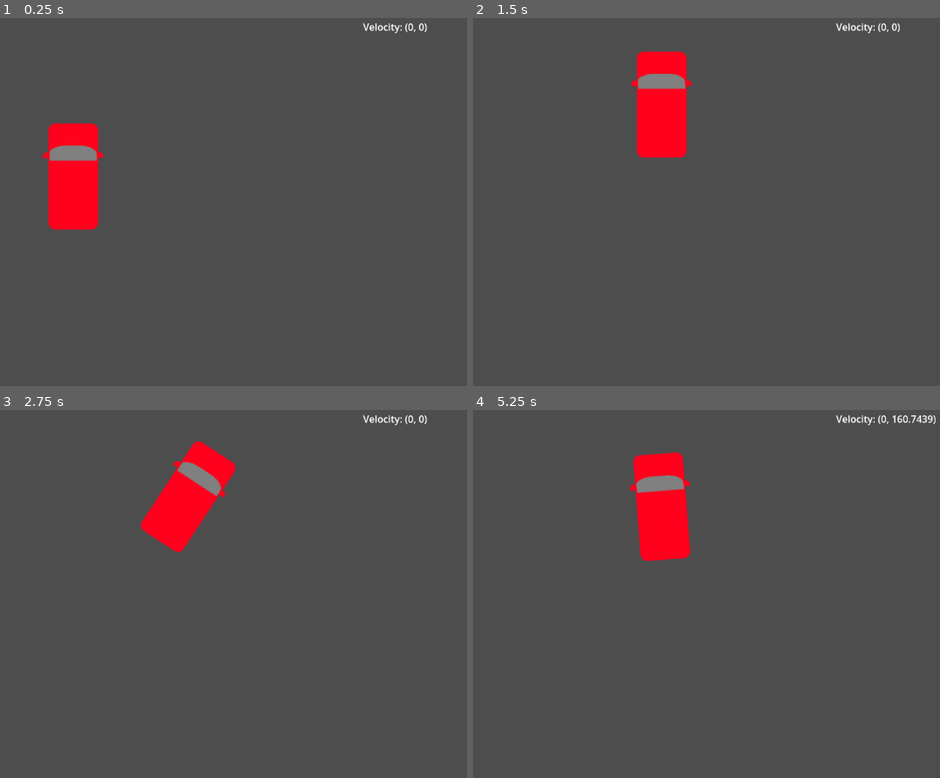
Above: before the commit, frames 1-4 (two rows, left to right).
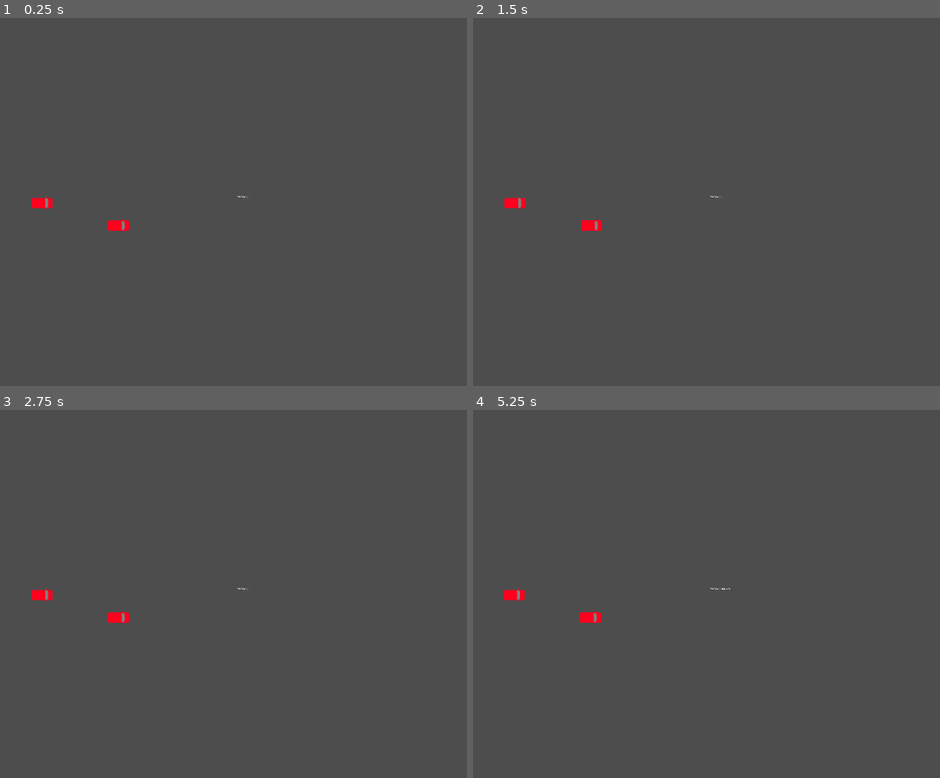
Above: after the commit, the same moments.

Repository: ramzialhaddad/Traffic-Simulator
Game: Godot game, scene res://FollowTest.tscn
The game is run twice, just before and just after one commit, with the same random seed, the same clock (stepped at 60 frames per second) and the same inputs.
Inputs (mouse positions are in pixels of both pictures, inside the frame that each line leads up to):
- Up to frame 1 (0.25 s): no input
- Up to frame 2 (1.5 s): tap Enter at 0.5 s; drag from (547, 176) to (659, 102) at 0.52 s; tap Space at 1.25 s; drag from (outside the picture) to (659, 102) at 1.27 s
- Up to frame 3 (2.75 s): tap Enter at 2 s; move the mouse to (186, 494) at 2.02 s; hold D from 2.03 s (still down)
- Up to frame 4 (5.25 s): release D at 2.75 s; drag from (557, 660) to (outside the picture) at 2.77 s; move the mouse to (799, 641) at 3.52 s; hold A 3.53-4.25 s; tap Space at 3.77 s; drag from (outside the picture) to (659, 494) at 4.27 s; move the mouse to (627, 582) at 5.02 s; hold S from 5.03 s (still down); click (627, 582) at 5.17 s

The runs differ from the first frame. In frame 1, 3.5% of the frame differs, in the area x 6-92%, y 1-59%; in frame 2, 3.6%; in frame 3, 3.6%; in frame 4, 3.7%, in the area x 6-100%, y 1-59%.

Commit message:
Working car with steering, braking and reverse

Diff:
--- /dev/null
+++ b/CarV1.tscn
@@ -0,0 +1,19 @@
+[gd_scene load_steps=4 format=3 uid="uid://cnbh2jvdtb1ga"]
+
+[ext_resource type="Script" path="res://CharacterBody2D.gd" id="1_u77ei"]
+[ext_resource type="Texture2D" uid="uid://inwf44523if" path="res://Car.png" id="2_3ufio"]
+
+[sub_resource type="CapsuleShape2D" id="CapsuleShape2D_irxgy"]
+radius = 41.0
+height = 180.0
+
+[node name="CharacterBody2D" type="CharacterBody2D"]
+script = ExtResource("1_u77ei")
+
+[node name="Sprite2D" type="Sprite2D" parent="."]
+rotation = 1.5708
+texture = ExtResource("2_3ufio")
+
+[node name="CollisionShape2D" type="CollisionShape2D" parent="."]
+rotation = 1.5708
+shape = SubResource("CapsuleShape2D_irxgy")
--- /dev/null
+++ b/CharacterBody2D.gd
@@ -0,0 +1,62 @@
+extends CharacterBody2D
+
+var wheel_base = 70
+var steering_angle = 20
+var engine_power = 800
+var friction = -0.9
+var drag = -0.001
+var braking = -450
+var max_speed_reverse = 250
+
+var acceleration = Vector2.ZERO
+var steer_direction
+
+func _ready():
+	velocity = Vector2.ZERO
+
+func _physics_process(delta):
+	acceleration = Vector2.ZERO
+	getInput()
+	applyFriction()
+	calculateSteering(delta)
+	velocity += acceleration * delta
+	move_and_slide()
+
+func getInput():
+	var turn = 0
+	if Input.is_key_label_pressed(KEY_D):
+		turn += 1
+	if Input.is_key_label_pressed(KEY_A):
+		turn -= 1
+	steer_direction = turn * deg_to_rad(steering_angle)
+
+	if Input.is_key_label_pressed(KEY_W):
+		acceleration = transform.x * engine_power
+
+	if Input.is_key_label_pressed(KEY_S):
+		acceleration = transform.x * braking
+
+func calculateSteering(delta):
+	var rearWheel = position - transform.x * wheel_base/2
+	var frontWheel = position + transform.x * wheel_base/2
+	rearWheel += velocity * delta
+	frontWheel += velocity.rotated(steer_direction) * delta
+	var newDirection = (frontWheel - rearWheel).normalized()
+
+	var d = newDirection.dot(velocity.normalized())
+
+	if d > 0:
+		velocity = newDirection * velocity.length()
+	if d < 0:
+		velocity = -newDirection * min(velocity.length(), max_speed_reverse)
+
+
+	rotation = newDirection.angle()
+
+func applyFriction():
+	if velocity.length() < 5:
+		velocity = Vector2.ZERO
+
+	var frictionForce = velocity * friction
+	var dragForce = velocity * velocity.length() * drag
+	acceleration += dragForce + frictionForce
--- a/FollowTest.tscn
+++ b/FollowTest.tscn
@@ -1,8 +1,9 @@
-[gd_scene load_steps=5 format=3 uid="uid://xquofgo31gdb"]
+[gd_scene load_steps=6 format=3 uid="uid://xquofgo31gdb"]
 
 [ext_resource type="Texture2D" uid="uid://inwf44523if" path="res://Car.png" id="1_wdk5a"]
 [ext_resource type="Script" path="res://Car Area.gd" id="1_yeyd3"]
 [ext_resource type="Script" path="res://RigidBody2D.gd" id="3_6yvvk"]
+[ext_resource type="PackedScene" uid="uid://cnbh2jvdtb1ga" path="res://CarV1.tscn" id="4_8qw8e"]
 
 [sub_resource type="RectangleShape2D" id="RectangleShape2D_38104"]
 size = Vector2(102, 185)
@@ -10,6 +11,7 @@
 [node name="Node2D" type="Node2D"]
 
 [node name="RigidBody2D" type="RigidBody2D" parent="."]
+visible = false
 position = Vector2(500, 300)
 gravity_scale = 0.0
 freeze_mode = 1
@@ -30,3 +32,12 @@
 offset_right = 1151.0
 offset_bottom = 76.0
 text = "Velocity: "
+
+[node name="CharacterBody2D" parent="." instance=ExtResource("4_8qw8e")]
+position = Vector2(-634, 106)
+
+[node name="Camera2D" type="Camera2D" parent="."]
+zoom = Vector2(0.2, 0.2)
+
+[node name="CharacterBody2D2" parent="." instance=ExtResource("4_8qw8e")]
+position = Vector2(-2, 292)
